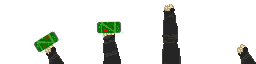
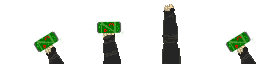
Before/after of a 256 x 64 layered artwork. What changed in the layer stack:
added layer "Layer copy 2" above "Layer copy" over (x1=221, y1=30, x2=256, y2=54)
